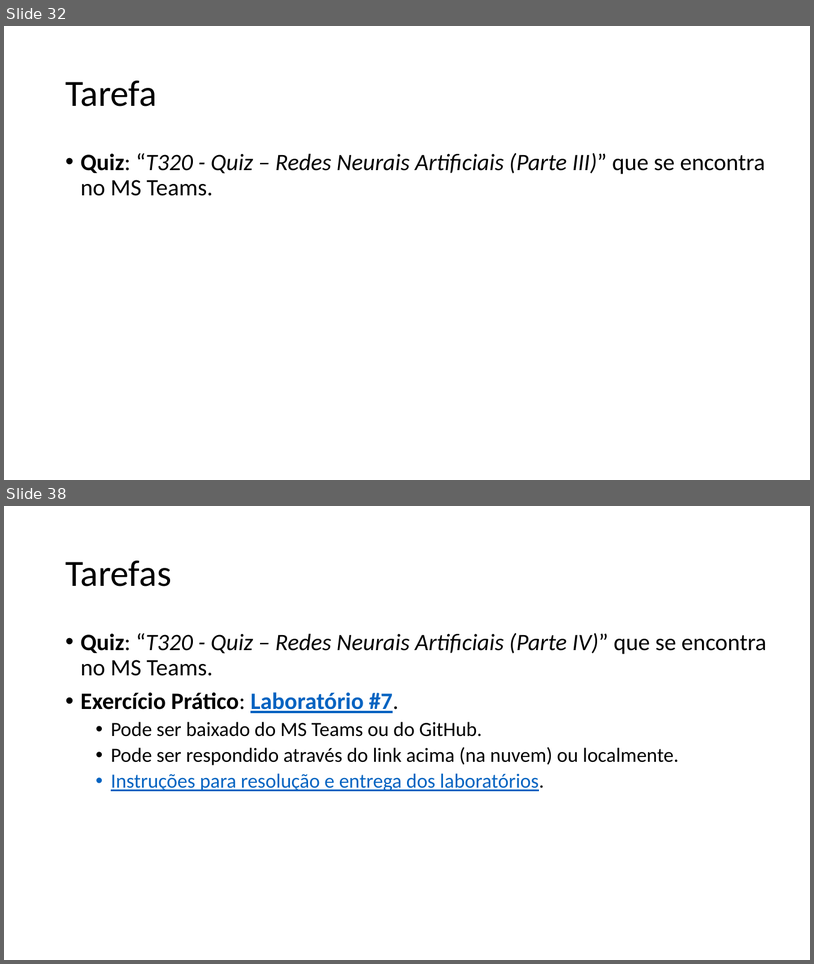
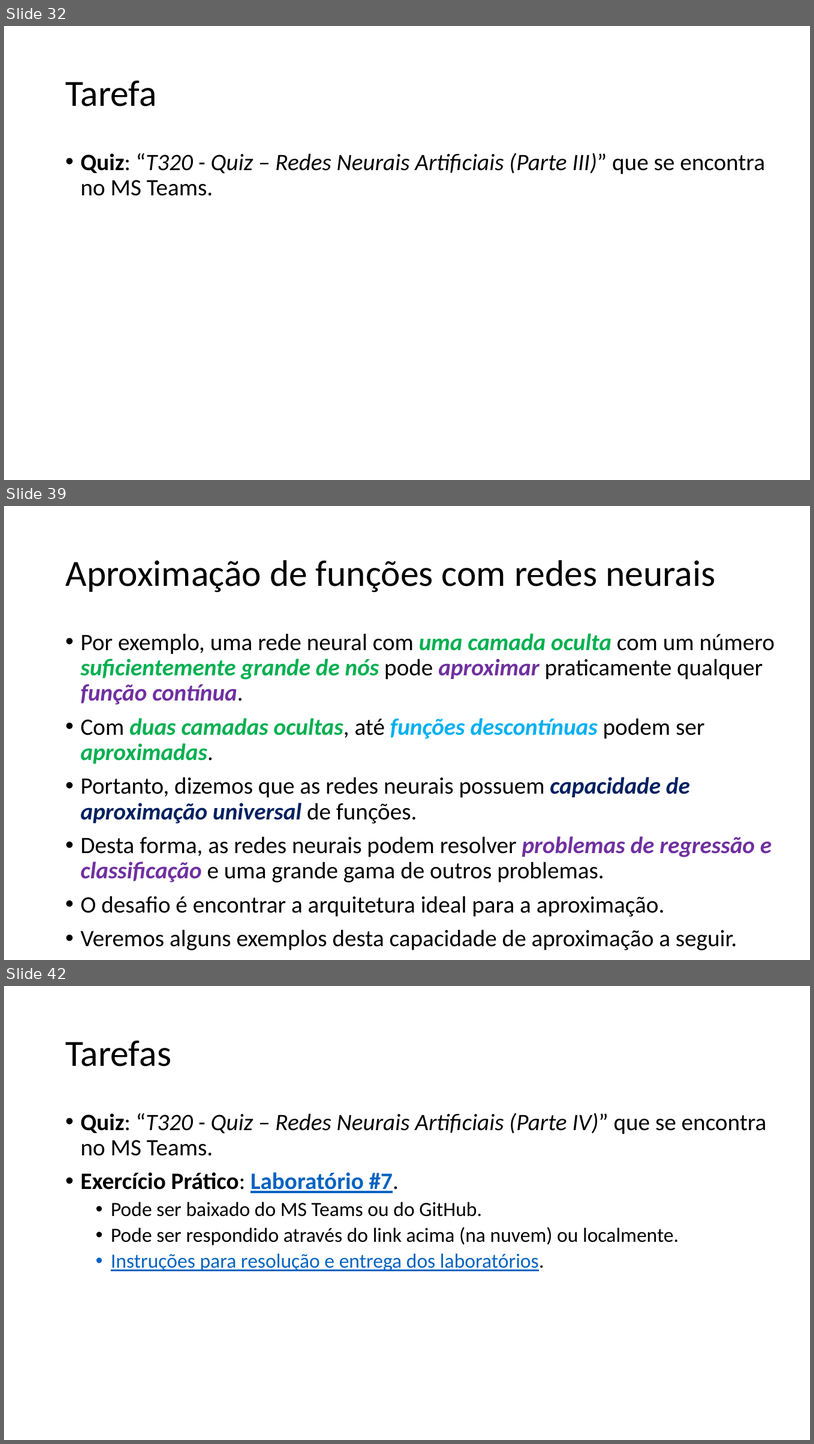
Before and after one commit to zz4fap/t320_aprendizado_de_maquina, a slide deck: slides/T320_Redes_Neurais_Artificiais (Parte II).pptx. Shown one above the other, each under a label of ours: slides 32 and 38 before the commit, slides 32, 39 and 42 after it; the slides between them are not shown. The pictures are 814x964 and 814x1444 pixels, drawn with LibreOffice and Linux fonts; fonts in the diff are those of the drawing. Boxes give left, top, right and bottom in pixels: in the first picture for what was removed or moved away, otherwise in the second. Text is boxed around its words. In the diff, an @@ line names an element or a change of style, - is before the commit and + after.

```diff
--- a/slides/T320_Redes_Neurais_Artificiais (Parte II).pptx
+++ b/slides/T320_Redes_Neurais_Artificiais (Parte II).pptx
@@ slide 39 added at (4,506,810,960), background #FFFFFF @@
@@ title added at (65,560,716,592), 44 pt, text #000000 @@
+Aproximação de funções com redes neurais
@@ text added at (81,633,776,950), 28 pt, text #000000 @@
+• Por exemplo, uma rede neural com uma camada oculta com um número suficientemente grande de nós pode aproximar praticamente qualquer função contínua.
+• Com duas camadas ocultas, até funções descontínuas podem ser aproximadas.
+• Portanto, dizemos que as redes neurais possuem capacidade de aproximação universal de funções.
+• Desta forma, as redes neurais podem resolver problemas de regressão e classificação e uma grande gama de outros problemas.
+• O desafio é encontrar a arquitetura ideal para a aproximação.
+• Veremos alguns exemplos desta capacidade de aproximação a seguir.
@@ what was slide 38 is now slide 42 @@
```
Also in this commit, not shown: 5 slides changed, 5 other slides added, 2 slides removed, 2 other files.
